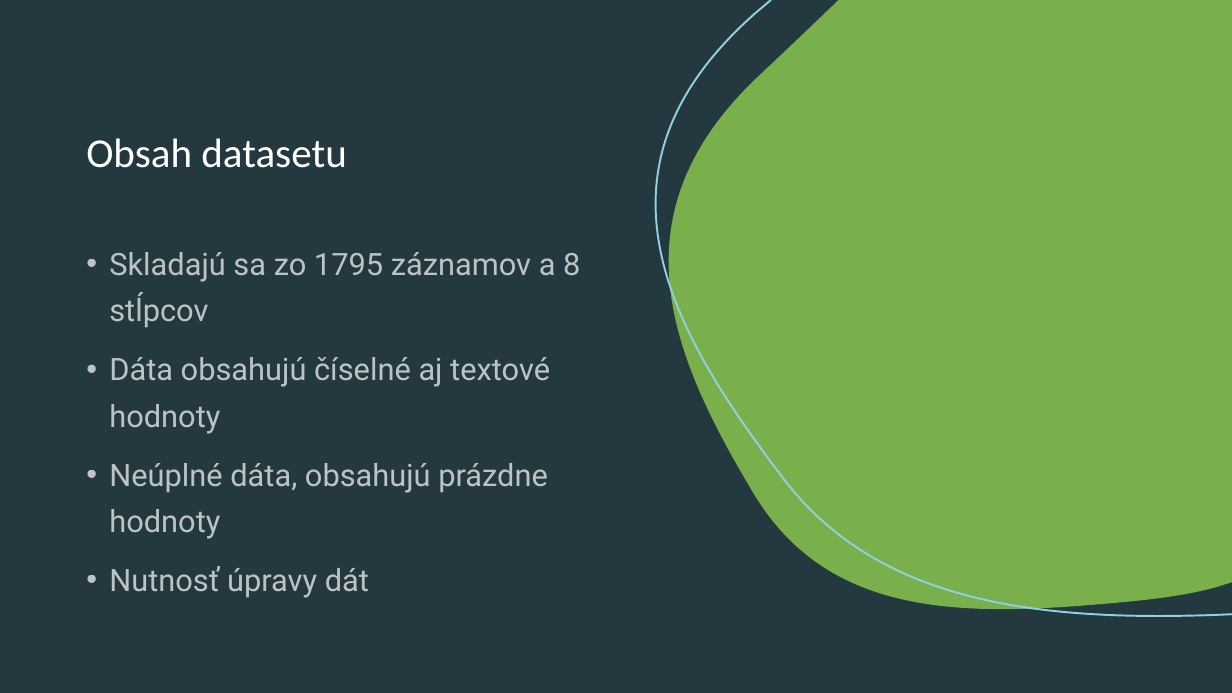
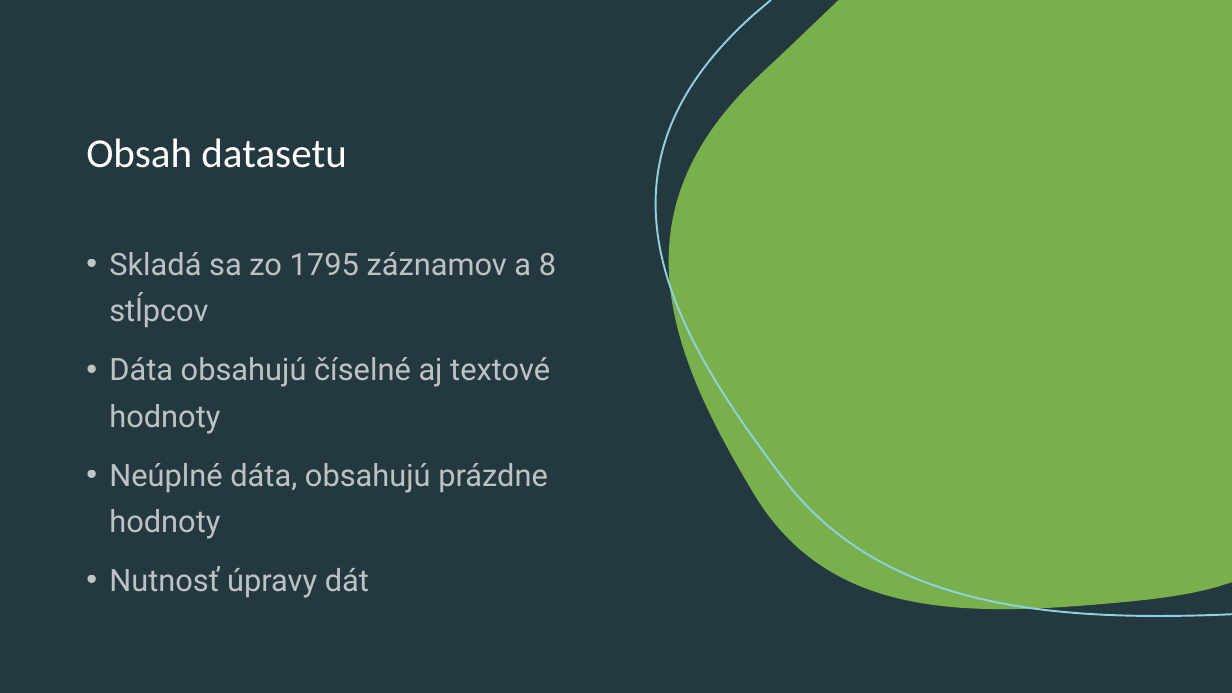
Before and after one commit to juraj-vanko/VankoJ_NS2021, a slide deck: slide 4 of VankoJ_NS2021.pptx. Drawn at 1232x693 pixels with LibreOffice and Linux fonts; fonts in the diff are those of the drawing. Boxes give left, top, right and bottom in pixels: in the first picture for what was removed or moved away, otherwise in the second. Text is boxed around its words. In the diff, an @@ line names an element or a change of style, - is before the commit and + after.

```diff
--- a/VankoJ_NS2021.pptx
+++ b/VankoJ_NS2021.pptx
@@ text at (109,252,556,327): text changed @@
-• Skladajú sa zo 1795 záznamov a 8 stĺpcov
+• Skladá sa zo 1795 záznamov a 8 stĺpcov
```
Also in this commit, not shown: 9 slides added, 1 other file.
